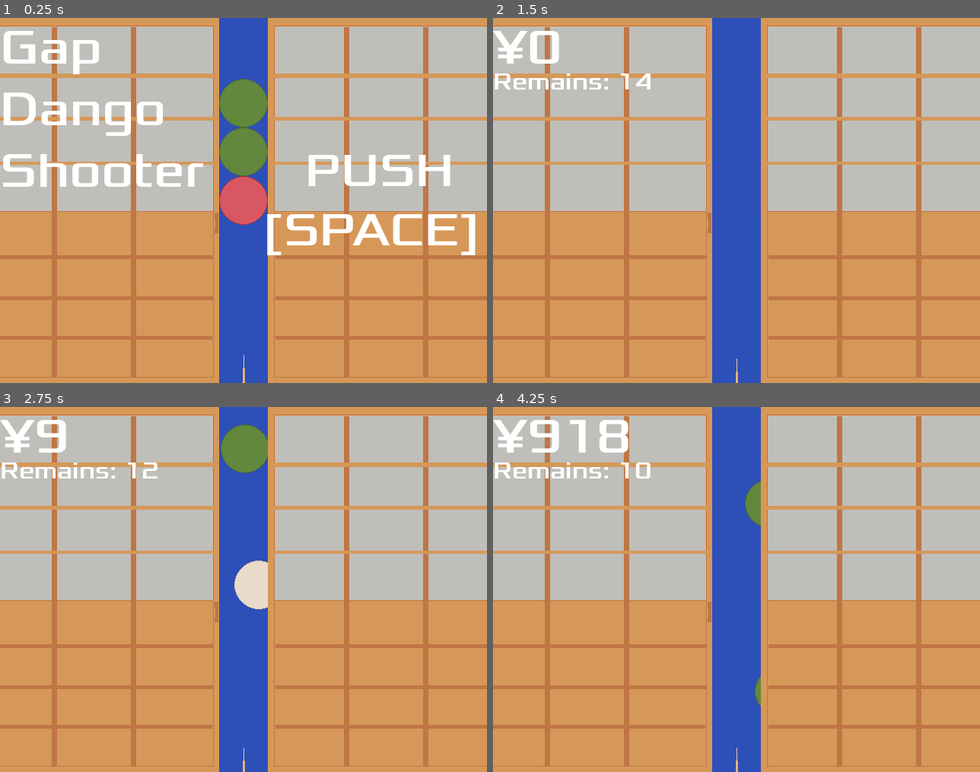
Above: before the commit, frames 1-4 (two rows, left to right).
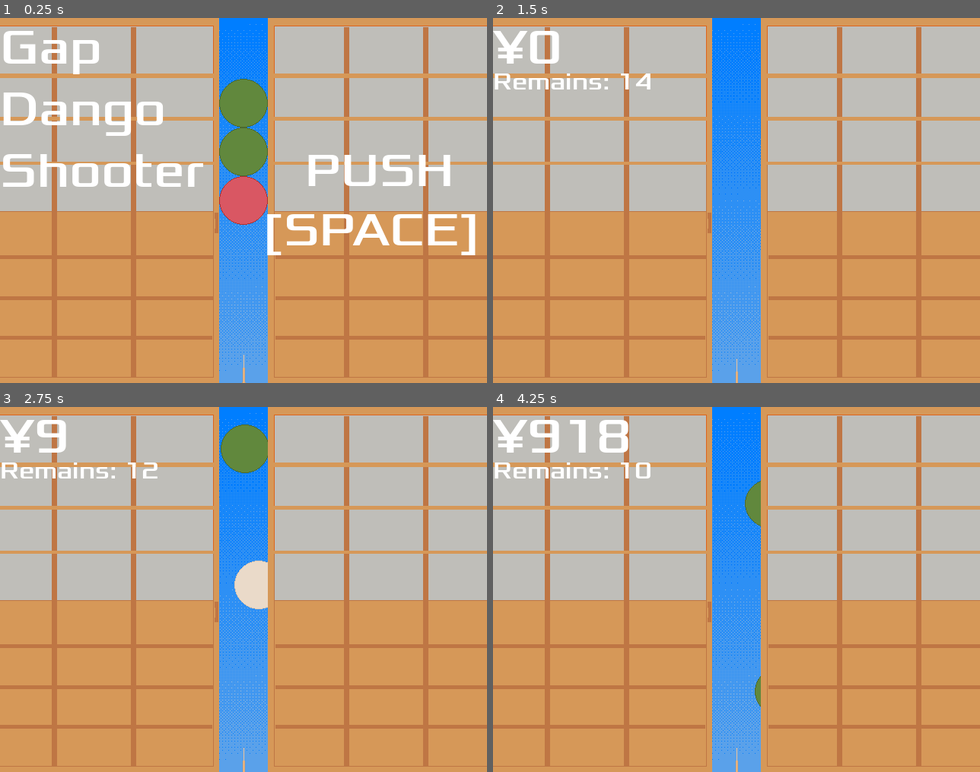
Above: after the commit, the same moments.

Repository: zundouz/ldjam54_odango
Game: Godot game, scene res://main.tscn
Two runs of this game, one before a commit and one after it. Both use one fixed random seed, a clock stepped at 60 frames per second and the inputs below.
Inputs (mouse positions are in pixels of both pictures, inside the frame that each line leads up to):
- Up to frame 1 (0.25 s): no input
- Up to frame 2 (1.5 s): tap Space (space) at 0.5 s; move the mouse to (843, 182) at 0.52 s; hold Up (move_up) 0.53-1.28 s; tap Enter (enter) at 0.6, 1.35 s; move the mouse to (639, 218) at 1.27 s
- Up to frame 3 (2.75 s): tap Space (space) at 2 s; move the mouse to (292, 509) at 2.02 s; hold Up (move_up) from 2.03 s (still down); click (292, 509) at 2.1 s; tap Enter (enter) at 2.3 s
- Up to frame 4 (4.25 s): move the mouse to (712, 662) at 2.77 s; tap Space (space) at 2.85 s; tap Enter (enter) at 3.05, 3.8 s; move the mouse to (882, 644) at 3.52 s; release Up (move_up) at 3.53 s; tap W (w_key) at 3.6 s

The runs differ from the first frame. In frame 1, 6.9% of the frame differs, in the area x 45-55%, y 0-100%; in frame 2, 10%; in frame 3, 8.2%; in frame 4, 9.6%.

Commit message:
asset: 背景を画像にしてみた（グラデーション）

Diff:
--- /dev/null
+++ b/BackGroundSprite2D.gd
@@ -0,0 +1,13 @@
+extends AnimatedSprite2D
+
+
+# Called when the node enters the scene tree for the first time.
+func _ready() -> void:
+	z_index = -1
+	pass # Replace with function body.
+
+
+# Called every frame. 'delta' is the elapsed time since the previous frame.
+func _process(delta: float) -> void:
+	z_index = -1
+	pass
--- a/main.tscn
+++ b/main.tscn
@@ -8,12 +8,25 @@
 [ext_resource type="PackedScene" uid="uid://dejfnf75aimhk" path="res://audio_manager.tscn" id="6_6gx38"]
 [ext_resource type="PackedScene" uid="uid://dfd8tmd2ti527" path="res://BonusTimeLabel.tscn" id="7_xaw4e"]
 [ext_resource type="PackedScene" uid="uid://gsey4okg83rb" path="res://PureColorChainLabel.tscn" id="8_i6g6e"]
+[ext_resource type="Texture2D" uid="uid://b4ukd2hhyx7fm" path="res://textures/background.png" id="9_g75ln"]
+[ext_resource type="Script" path="res://BackGroundSprite2D.gd" id="10_jnl5x"]
 
 [sub_resource type="Curve2D" id="Curve2D_ux7l3"]
 _data = {
 "points": PackedVector2Array(0, 0, 0, 0, -1, -1, 0, 0, 0, 0, 639, -3, 0, 0, 0, 0, 641, 481, 0, 0, 0, 0, -2, 483, 0, 0, 0, 0, -2, -1, 0, 0, 0, 0, -1, -1)
 }
 point_count = 6
+
+[sub_resource type="SpriteFrames" id="SpriteFrames_sjbwa"]
+animations = [{
+"frames": [{
+"duration": 1.0,
+"texture": ExtResource("9_g75ln")
+}],
+"loop": true,
+"name": &"default",
+"speed": 5.0
+}]
 
 [node name="Main" type="Node"]
 script = ExtResource("1_vhdd1")
@@ -70,5 +83,10 @@
 
 [node name="PureColorChainMessage" parent="BonusMessage" instance=ExtResource("8_i6g6e")]
 
+[node name="BackGroundSprite2D" type="AnimatedSprite2D" parent="."]
+position = Vector2(320, 240)
+sprite_frames = SubResource("SpriteFrames_sjbwa")
+script = ExtResource("10_jnl5x")
+
 [connection signal="timeout" from="MobTimer" to="." method="_on_mob_timer_timeout"]
 [connection signal="timeout" from="StartTimer" to="." method="_on_start_timer_timeout"]
Not shown: 1 places in main.tscn that only renumber resources
Binary file changed: textures/background.png
